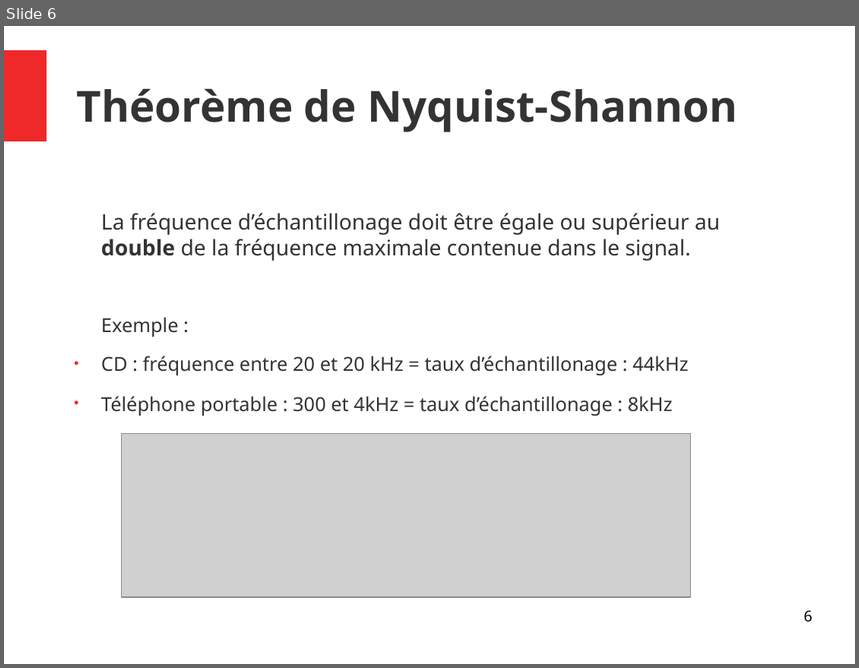
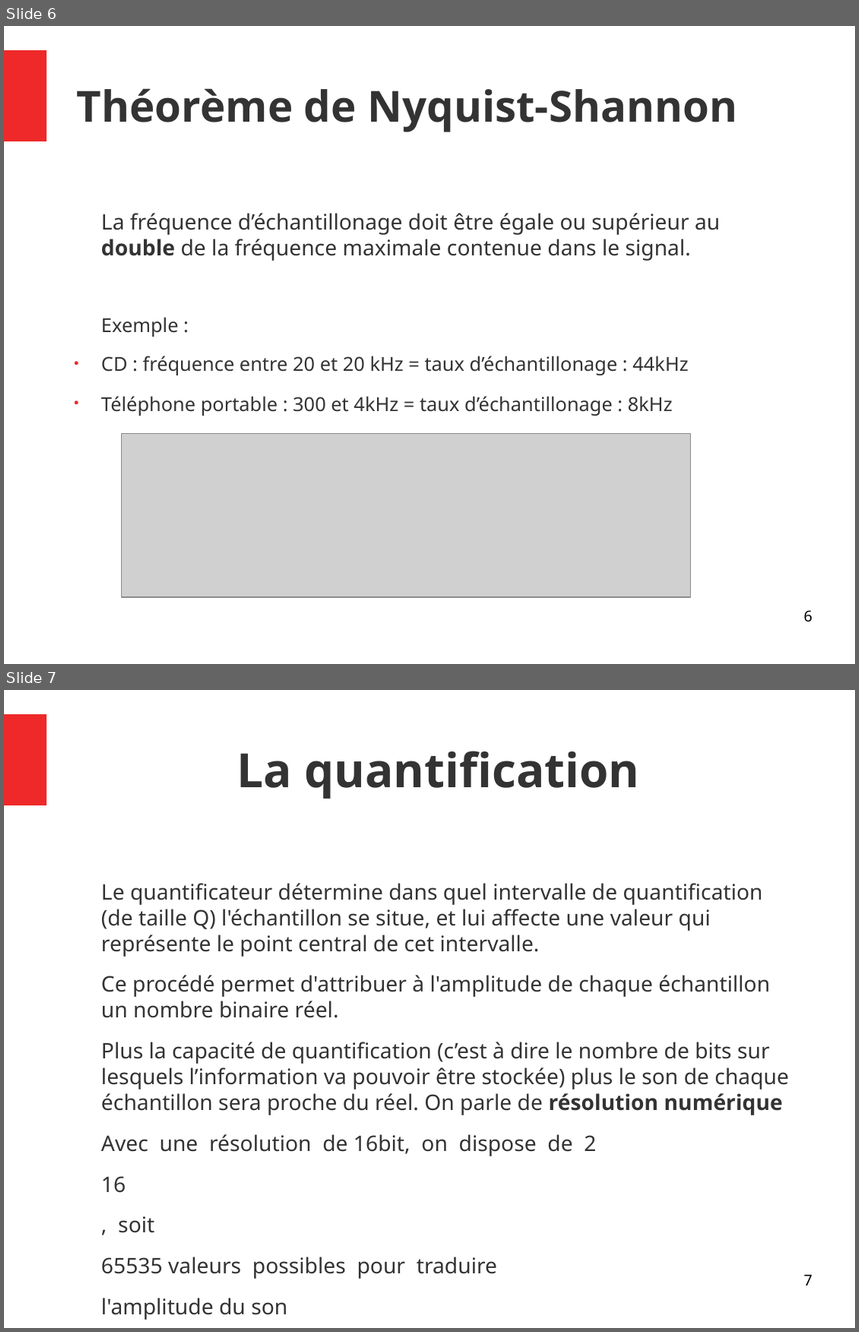
Before and after one commit to JenniferMiral/Compression-ZIP, a slide deck: Images&Sons.odp. Shown one above the other, each under a label of ours: slide 6 before the commit, slides 6 and 7 after it. The pictures are 859x668 and 859x1332 pixels, drawn with LibreOffice and Linux fonts; fonts in the diff are those of the drawing; grey boxes stand for pictures. Boxes give left, top, right and bottom in pixels: in the first picture for what was removed or moved away, otherwise in the second. Text is boxed around its words. In the diff, an @@ line names an element or a change of style, - is before the commit and + after.

Commit message:
presentation

```diff
--- a/Images&Sons.odp
+++ b/Images&Sons.odp
@@ slide 7 added at (4, 690, 855, 1328), background #FFFFFF; not listed: 1 template element that a slide beside it also shows @@
@@ title added at (237, 751, 640, 799), 44 pt, text #333333, bold @@
+La quantification
@@ text added at (101, 883, 789, 1233), 20 pt, text #333333 @@
+Le quantificateur détermine dans quel intervalle de quantification (de taille Q) l'échantillon se situe, et lui affecte une valeur qui représente le point central de cet intervalle.
+Ce procédé permet d'attribuer à l'amplitude de chaque échantillon un nombre binaire réel.
+Plus la capacité de quantification (c’est à dire le nombre de bits sur lesquels l’information va pouvoir être stockée) plus le son de chaque échantillon sera proche du réel. On parle de résolution numérique
+Avec une résolution de 16bit, on dispose de 2
+16
+, soit
+65535 valeurs possibles pour traduire
+l'amplitude du son
@@ page number added at (804, 1275, 813, 1286), 14 pt, text #000000 @@
+7
```
Also in this commit, not shown: 1 slide changed, 2 other files.
